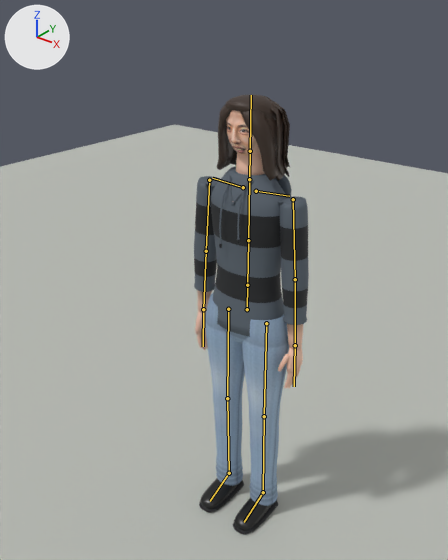
One commit to the Blender file assets/blender/characters/hero.blend: the scene before it, then after it.
The view is the same before and after, from a 50 mm camera at (1.3, -1.78, 2.22) aimed at (-0.07, -0.07, 1.16). Every picture has the same lights, and +X, +Y and +Z are marked at upper left. The picture after the commit comes second. The bones that bend it are drawn over the model as lines.

Objects in the first picture: 'body', 'hair', 'head', 'preview_ground'.
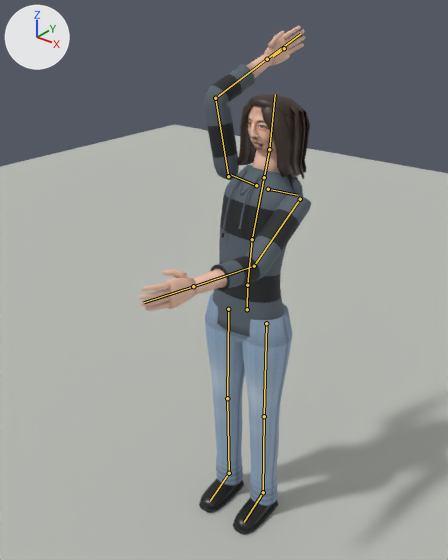
The newer file adds an action. The first version stands in its rest pose; the second is drawn at frame 5 of the action 'bat_swing_b'.

Boxes (x1, y1, x2, y2) around the edits, measured in the pictures (448 x 560 px):
'body', posed (50% wider, 33% taller): before (194, 152, 309, 534); after (138, 26, 311, 534)
'hair', posed: before (217, 95, 290, 181); after (237, 94, 310, 179)
'head', posed: before (226, 110, 261, 155); after (248, 106, 276, 152)
bone 'Spine', root to tip: before (247, 285) to (248, 240); after (247, 285) to (252, 239)
bone 'Chest', root to tip: before (248, 240) to (249, 179); after (252, 239) to (264, 177)
bone 'Head', root to tip: before (250, 151) to (251, 95); after (269, 149) to (275, 94)
bone 'LeftUpperArm', root to tip: before (293, 199) to (295, 279); after (300, 199) to (254, 266)
bone 'LeftLowerArm', root to tip: before (295, 279) to (295, 345); after (254, 266) to (193, 286)
bone 'RightUpperArm', root to tip: before (209, 180) to (206, 251); after (228, 176) to (215, 98)
bone 'RightLowerArm', root to tip: before (206, 251) to (203, 309); after (215, 98) to (267, 59)

The edits, one by one:
Bone 'Spine' (bone_spine) turns from (0, 0, 0) to (-6, -5, 0) degrees about its own x, y and z.
Bone 'Chest' (bone_chest) turns from (0, 0, 0) to (-8, -5, 0) degrees about its own x, y and z.
Bone 'Head' (bone_head) turns from (0, 0, 0) to (8, 0, 0) degrees about its own x, y and z.
Bone 'LeftUpperArm' (bone_leftupperarm) turns from (0, 0, 0) to (-40, -4, -2) degrees about its own x, y and z.
Bone 'LeftLowerArm' (bone_leftlowerarm) turns from (0, 0, 0) to (-40, -3, -1) degrees about its own x, y and z.
Bone 'RightUpperArm' (bone_rightupperarm) turns from (0, 0, 0) to (-161, 21, -8) degrees about its own x, y and z.
Bone 'RightLowerArm' (bone_rightlowerarm) turns from (0, 0, 0) to (-70, 6, 1) degrees about its own x, y and z.
